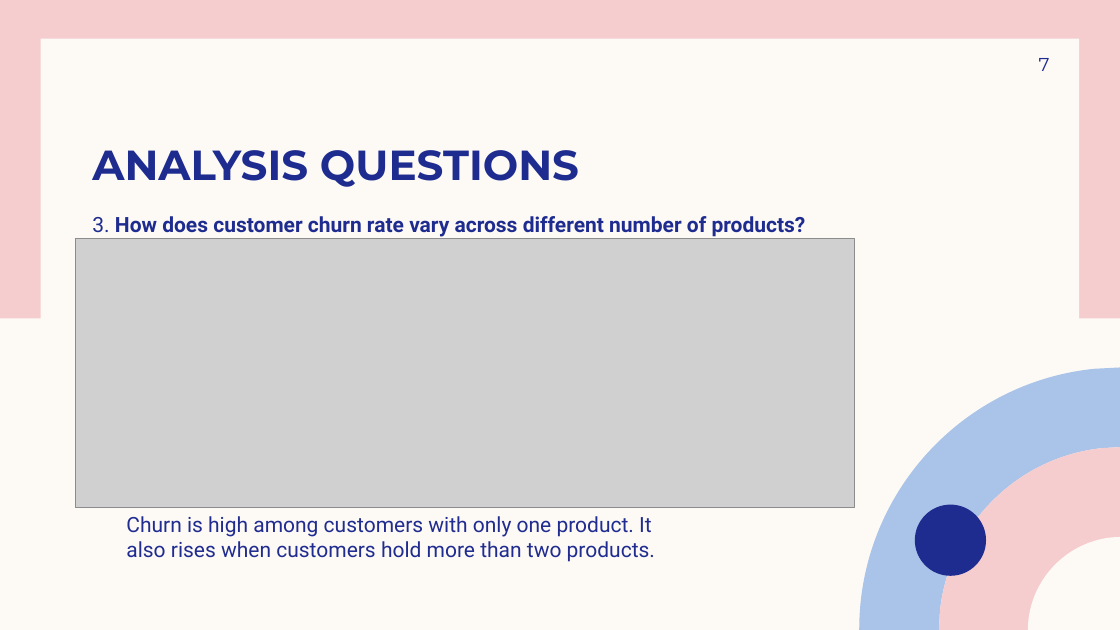
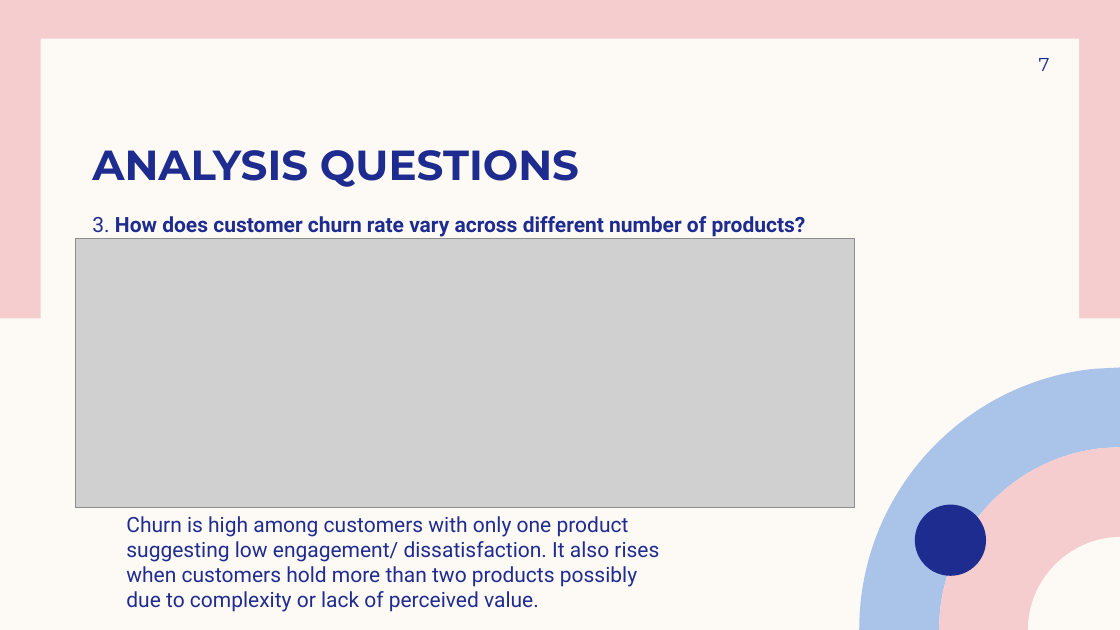
Before and after one commit to aelgarem1/Bank-Churn-Analysis, a slide deck: slide 7 of Bankchurn.pptx. Drawn at 1120x630 pixels with LibreOffice and Linux fonts; fonts in the diff are those of the drawing; grey boxes stand for pictures. Boxes give left, top, right and bottom in pixels: in the first picture for what was removed or moved away, otherwise in the second. Text is boxed around its words. In the diff, an @@ line names an element or a change of style, - is before the commit and + after.

```diff
--- a/Bankchurn.pptx
+++ b/Bankchurn.pptx
@@ text at (126, 516, 659, 612): text changed @@
-Churn is high among customers with only one product. It also rises when customers hold more than two products.
+Churn is high among customers with only one product suggesting low engagement/ dissatisfaction. It also rises when customers hold more than two products possibly due to complexity or lack of perceived value.
```
Also in this commit, not shown: 4 other slides changed.
